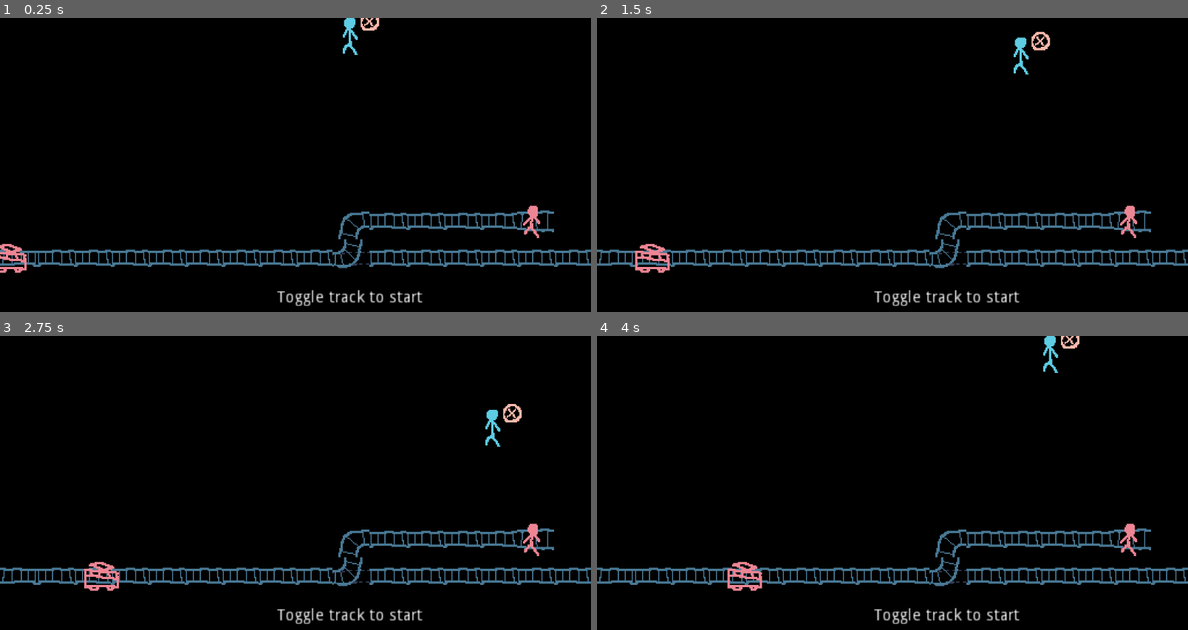
Above: before the commit, frames 1-4 (two rows, left to right).
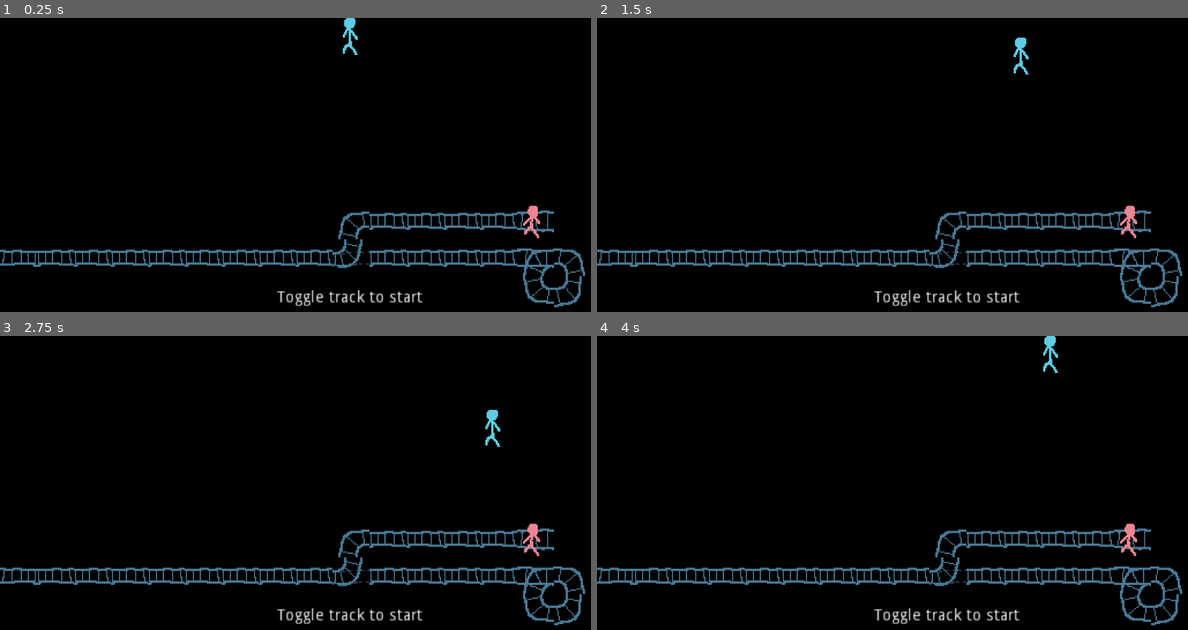
Above: after the commit, the same moments.

Repository: albertnez/ld50
Game: Godot game, scene res://scenes/world.tscn
Two runs of this game, one before a commit and one after it. Both use one fixed random seed, a clock stepped at 60 frames per second and the inputs below.
Inputs:
- Up to frame 1 (0.25 s): no input
- Up to frame 2 (1.5 s): tap Enter (ui_accept) at 0.5, 0.6, 0.77, 1.07, 1.35 s; hold Right (ui_right) 0.53-1.28 s; hold Down (ui_down) from 1.28 s (still down)
- Up to frame 3 (2.75 s): tap Enter (ui_accept) at 1.52, 1.82, 2.1 s; release Down (ui_down) at 2.03 s; hold Right (ui_right) from 2.03 s (still down)
- Up to frame 4 (4 s): release Right (ui_right) at 2.78 s; hold Up (ui_up) 2.78-3.53 s; tap Enter (ui_accept) at 2.85, 3.02, 3.32, 3.6, 3.77 s; hold Left (ui_left) from 3.53 s (still down)

The runs differ from the first frame. In frame 1, 1.2% of the frame differs, in the area x 0-100%, y 0-99%; in frame 2, 1.3%, in the area x 6-100%, y 4-99%; in frame 3, 1.3%; in frame 4, 1.3%.

Commit message:
Tweaks to menu

Diff:
--- a/scenes/event_bus.gd
+++ b/scenes/event_bus.gd
@@ -2,6 +2,8 @@
 
 signal trolley_crashed()
 signal level_restart()
+signal new_level_waiting_for_trolley(seconds)
+signal trolley_created()
 
 func _ready() -> void:
 	pass
--- a/scenes/levels/menu_level.tscn
+++ b/scenes/levels/menu_level.tscn
@@ -3,7 +3,7 @@
 [ext_resource path="res://scenes/tilemap.tscn" type="PackedScene" id=1]
 
 [node name="TileMap" instance=ExtResource( 1 )]
-tile_data = PoolIntArray( 9, 536870912, 131072, 65546, 2, 0, …(422 unchanged characters)… 93229, 536870912, 0, 393230, 536870912, 0, 393231, 536870912, 0, 393232, 536870912, 0, 393233, 536870912, 0, 393234, 536870912, 0, 393235, 536870912, 0 )
+tile_data = PoolIntArray( 9, 536870912, 131072, 65546, 2, 0, …(422 unchanged characters)… 93229, 536870912, 0, 393230, 536870912, 65537, 393231, 0, 3, 458766, 1610612736, 3, 458767, -1610612736, 3 )
 
 [node name="UI" type="Control" parent="." index="0"]
 anchor_right = 1.0
--- a/scenes/tilemap.gd
+++ b/scenes/tilemap.gd
@@ -1,5 +1,7 @@
 extends TileMap
 class_name MyTileMap
+
+export (float, 1.0, 10.0, 1.0) var TROLLEY_WAIT_TIME = 1.0
 
 var _trolley_world_position := Vector2.INF
 var _player_starting_world_pos := Vector2.INF
@@ -22,6 +24,8 @@
 		[Vector2(0, HALF_CELL), Vector2(HALF_CELL, CELL_SIZE)],
 	Vector2(0, 1):  # Victim
 		[Vector2(0, HALF_CELL), Vector2(CELL_SIZE, HALF_CELL)],
+	Vector2(1, 1):  # Left-Right,Left-Down
+		[]
 }
 
 const TILEMAP_FLIP_COORD = {
@@ -56,8 +60,8 @@
 	return get_cell(pos.x, pos.y) == -1
 
 
-func get_tile_world_endpoints(world_pos: Vector2) -> Array:
-	var pos := world_to_map(world_pos)
+func get_tile_world_endpoints(tile_world_pos: Vector2, coming_from_world_pos: Vector2 = Vector2.INF) -> Array:
+	var pos := world_to_map(tile_world_pos)
 	var tileset_ind = get_cell(pos.x, pos.y)
 	var ind := get_cell_autotile_coord(pos.x, pos.y)
 	var points = TILEMAP_ENDPOINTS[ind].duplicate()
--- a/scenes/trolley.gd
+++ b/scenes/trolley.gd
@@ -23,6 +23,7 @@
 	position = _from_position
 	_is_resetted = true
 	_is_crashed = false
+	set_process(true)
 
 
 func _ready() -> void:
--- a/scenes/ui/game_ui.gd
+++ b/scenes/ui/game_ui.gd
@@ -3,10 +3,14 @@
 onready var _trolley_crashed_label = $PlayingUI/TrolleyCrashedLabel
 onready var _menu_ui = $Menu
 onready var _playing_ui = $PlayingUI
+onready var _trolley_timer_container = $PlayingUI/TimeUntilTrolley
+onready var _trolley_timer_progress_bar = $PlayingUI/TimeUntilTrolley/ProgressBar
 
 func _ready() -> void:
 	EventBus.connect("trolley_crashed", self, "_on_EventBus_trolley_crashed")
 	EventBus.connect("level_restart", self, "_on_EventBus_level_restart")
+	EventBus.connect("new_level_waiting_for_trolley", self, "_on_EventBus_new_level_waiting_for_trolley")
+	EventBus.connect("trolley_created", self, "_on_EventBus_trolley_created")
 	pass # Replace with function body.
 
 
@@ -16,3 +20,17 @@
 
 func _on_EventBus_level_restart() -> void:
 	_menu_ui.hide()
+
+
+func _on_EventBus_new_level_waiting_for_trolley(seconds: float) -> void:
+	_trolley_timer_container.show()
+	_trolley_timer_progress_bar.max_value = seconds
+	_trolley_timer_progress_bar.value = seconds
+
+
+func _on_EventBus_trolley_created() -> void:
+	_trolley_timer_container.hide()
+
+
+func _process(delta: float) -> void:
+	_trolley_timer_progress_bar.value = max(0, _trolley_timer_progress_bar.value - delta)
--- a/scenes/ui/game_ui.tscn
+++ b/scenes/ui/game_ui.tscn
@@ -9,16 +9,16 @@
 script = ExtResource( 1 )
 
 [node name="PlayingUI" type="Control" parent="."]
-margin_right = 40.0
-margin_bottom = 40.0
+anchor_right = 1.0
+anchor_bottom = 1.0
+size_flags_horizontal = 3
+size_flags_vertical = 3
 
 [node name="LevelLabel" type="Label" parent="PlayingUI"]
 anchor_top = 1.0
 anchor_bottom = 1.0
-margin_left = 10.0
-margin_top = 416.0
-margin_right = 60.0
-margin_bottom = 450.0
+margin_top = -34.0
+margin_right = 50.0
 text = "Level: 0"
 
 [node name="TrolleyCrashedLabel" type="Label" parent="PlayingUI"]
@@ -35,7 +35,27 @@
 align = 1
 valign = 1
 
+[node name="TimeUntilTrolley" type="VBoxContainer" parent="PlayingUI"]
+anchor_left = 0.5
+anchor_right = 0.5
+margin_left = -60.0
+margin_right = 60.0
+margin_bottom = 40.0
+
+[node name="Label" type="Label" parent="PlayingUI/TimeUntilTrolley"]
+margin_right = 120.0
+margin_bottom = 14.0
+text = "Time until Trolley"
+
+[node name="ProgressBar" type="ProgressBar" parent="PlayingUI/TimeUntilTrolley"]
+margin_top = 18.0
+margin_right = 120.0
+margin_bottom = 37.0
+value = 100.0
+percent_visible = false
+
 [node name="Menu" type="Control" parent="."]
+visible = false
 anchor_right = 1.0
 anchor_bottom = 1.0
 
--- a/scenes/world.gd
+++ b/scenes/world.gd
@@ -9,11 +9,14 @@
 
 var _current_level := 0
 var _game_state: int
+var _toggle_in_menu_used := false
 onready var _player := $ScaledView/Player
 onready var _tilemap := $ScaledView/TileMap
 onready var _trolley := $ScaledView/Trolley
+onready var _trolley_timer := $LevelStartTrolleyTimer
 
 func _ready() -> void:
+	EventBus.connect("trolley_created", self, "_on_EventBus_trolley_created")
 	_game_state = GameState.MENU
 	_start_level()
 	pass
@@ -31,20 +34,40 @@
 	_tilemap = new_tilemap
 
 	_player.position = _tilemap.get_player_starting_world_position()
-	_trolley.reset(_tilemap)
+	_trolley.set_process(false)
+	_trolley.position = Vector2.INF
+	if _game_state != GameState.MENU:
+		# On Menu, trolley starts upon player action
+		_trolley_timer.start(_tilemap.TROLLEY_WAIT_TIME)
 
 
 func _process(delta: float) -> void:
 
+	var player_toggled = false
 	match _game_state:
-		GameState.MENU:
-			continue
-		GameState.PLAYING:
+		GameState.PLAYING, GameState.MENU:
 			var player_can_toggle = _tilemap.is_world_pos_a_toggable_tile(_player.position)
+			if _game_state == GameState.MENU and _toggle_in_menu_used:
+				player_can_toggle = false
 			_player.set_toggle_is_visible(player_can_toggle)
 			if Input.is_action_just_pressed("ui_accept") and player_can_toggle:
 				_tilemap.toggle_world_pos_cell(_player.position)
+				player_toggled = true
+			continue
+		GameState.MENU:
+			if player_toggled:
+				EventBus.emit_signal("trolley_created")
+				_toggle_in_menu_used = true
+
 		GameState.GAME_OVER:
 			if Input.is_action_just_pressed("ui_accept"):
 				EventBus.emit_signal("level_restart")
 			return
+
+
+func _on_LevelStartTrolleyTimer_timeout() -> void:
+	EventBus.emit_signal("trolley_created")
+
+
+func _on_EventBus_trolley_created() -> void:
+	_trolley.reset(_tilemap)
--- a/scenes/world.tscn
+++ b/scenes/world.tscn
@@ -19,3 +19,8 @@
 [node name="Trolley" parent="ScaledView" instance=ExtResource( 4 )]
 position = Vector2( 12.5, 9.5 )
 scale = Vector2( 1, 1 )
+
+[node name="LevelStartTrolleyTimer" type="Timer" parent="."]
+one_shot = true
+
+[connection signal="timeout" from="LevelStartTrolleyTimer" to="." method="_on_LevelStartTrolleyTimer_timeout"]
Binary file changed: assets/images/tilemap.png
